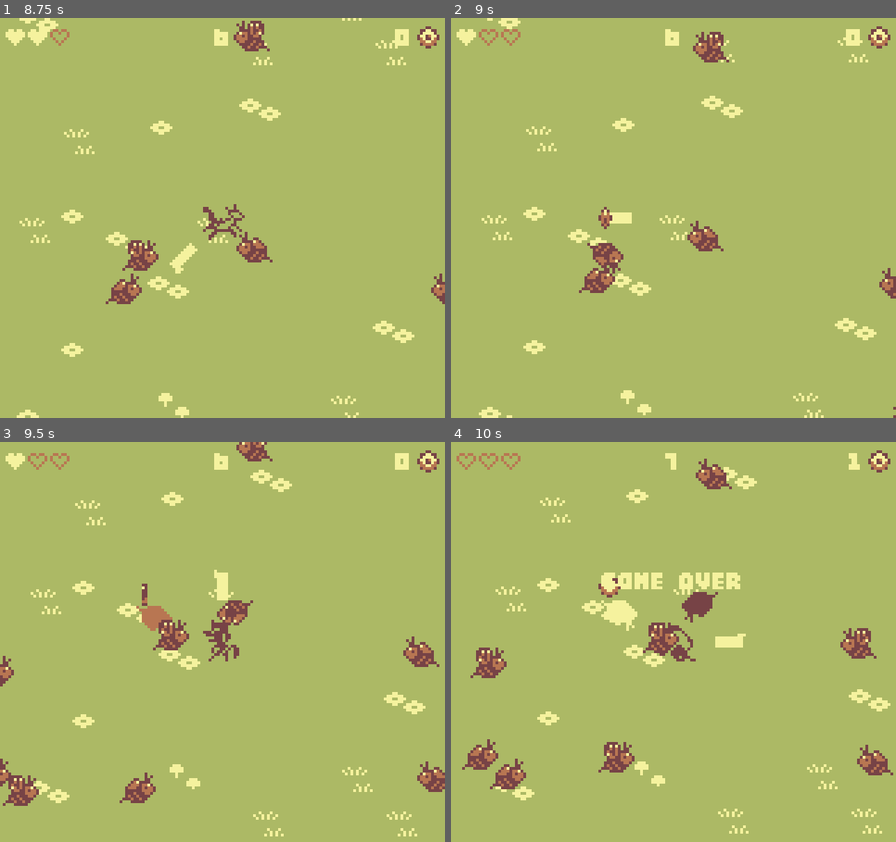
Above: before the commit, frames 1-4 (two rows, left to right).
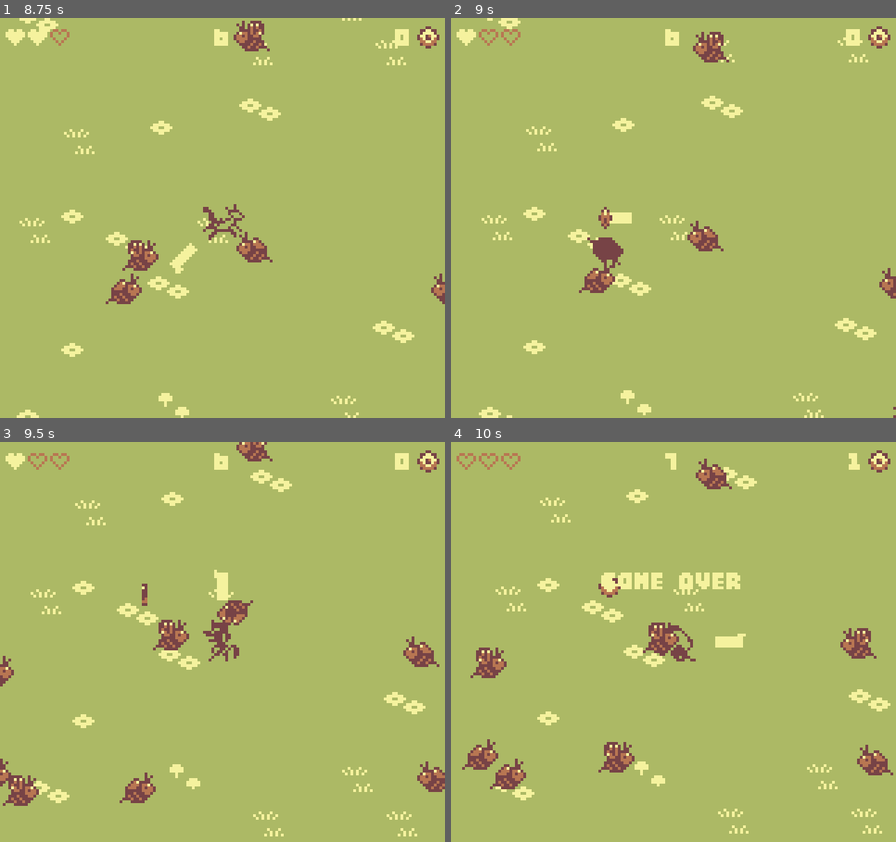
Above: after the commit, the same moments.

Repository: darwinscoat/gameboy-godot-template
Game: Godot game, scene res://main.tscn
The game is run twice, just before and just after one commit, with the same random seed, the same clock (stepped at 60 frames per second) and the same inputs.
Inputs:
- Up to frame 1 (8.75 s): click "Start" at 0.5 s; hold Up (move_up) 1.28-2.78 s; hold Left (move_left) 2.78-4.28 s; hold Down (move_down) 4.28-5.03 s; hold Right (move_right) 5.03-5.78 s; hold Up (move_up) 5.78-6.53 s; hold Right (move_right) from 6.53 s (still down)
- Up to frame 2 (9 s): release Right (move_right) at 8.78 s; hold Down (move_down) from 8.78 s (still down)
- Up to frame 3 (9.5 s): keep holding Down (move_down)
- Up to frame 4 (10 s): release Down (move_down) at 9.53 s; hold Left (move_left) from 9.53 s (still down)

Frame 1 is identical in both runs. In frame 2, 0.3% of the frame differs, in the area x 30-39%, y 54-64%; in frame 3, 0.3%; in frame 4, 0.6%, in the area x 33-60%, y 37-48%.

Commit message:
bee death update
fixed animation of bee to pop for smoother gameplay

Diff:
--- a/mob.tscn
+++ b/mob.tscn
@@ -30,10 +30,6 @@
 [sub_resource type="AtlasTexture" id="AtlasTexture_pcqmr"]
 atlas = ExtResource("3_b3mxk")
 region = Rect2(32, 0, 16, 16)
-
-[sub_resource type="AtlasTexture" id="AtlasTexture_jbnni"]
-atlas = ExtResource("3_b3mxk")
-region = Rect2(16, 0, 16, 16)
 
 [sub_resource type="AtlasTexture" id="AtlasTexture_yscv0"]
 atlas = ExtResource("3_b3mxk")
@@ -74,14 +70,11 @@
 "texture": SubResource("AtlasTexture_pcqmr")
 }, {
 "duration": 1.0,
-"texture": SubResource("AtlasTexture_jbnni")
-}, {
-"duration": 1.0,
 "texture": SubResource("AtlasTexture_yscv0")
 }],
 "loop": 0,
 "name": &"death",
-"speed": 3.0
+"speed": 7.0
 }, {
 "frames": [{
 "duration": 1.0,
@@ -113,8 +106,9 @@
 
 [node name="AnimatedSprite2D" type="AnimatedSprite2D" parent="." unique_id=1081182147]
 sprite_frames = SubResource("SpriteFrames_8022j")
-animation = &"attack"
-frame_progress = 0.5466342
+animation = &"death"
+frame = 2
+frame_progress = 1.0
 
 [node name="CollisionShape2D" type="CollisionShape2D" parent="." unique_id=279372077]
 visible = false
@@ -129,9 +123,10 @@
 [node name="CollisionShape2D" type="CollisionShape2D" parent="Hitbox" unique_id=570894438]
 shape = SubResource("RectangleShape2D_hit")
 
-[node name="Hurtbox" type="Area2D" parent="."]
+[node name="Hurtbox" type="Area2D" parent="." unique_id=1587075333]
+visible = false
 collision_layer = 8
 collision_mask = 0
 
-[node name="CollisionShape2D" type="CollisionShape2D" parent="Hurtbox"]
+[node name="CollisionShape2D" type="CollisionShape2D" parent="Hurtbox" unique_id=380627948]
 shape = SubResource("RectangleShape2D_hurt")
Binary file changed: Assets/Sprites/Beedeath.png
